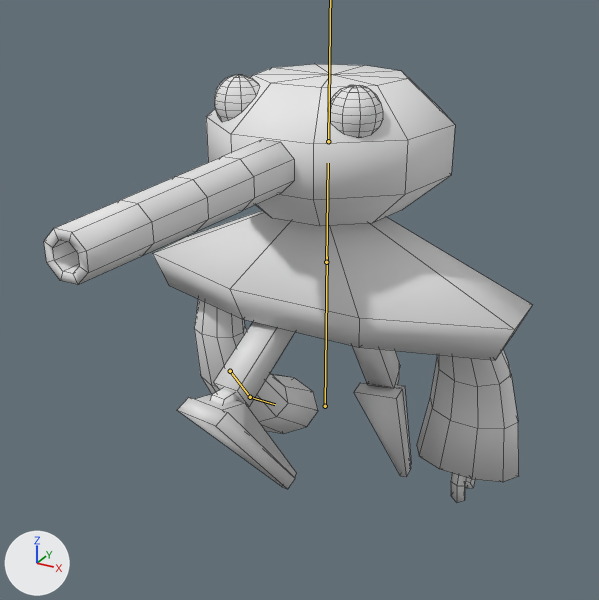
A saved change to the FBX model Assets/Resources/Models/FBX/ShooterBot.fbx.
Before and after are seen from a 50 mm lens placed at (2.87, -5.7, 5.32), pointed at (-0.11, -0.27, 2.61). Arrows for +X, +Y and +Z are at lower left; the lights stay in place. Both versions are drawn at frame 32 of the action 'Armature|2.FullRunCycle'; the numbers are the values there. The bones that change are drawn over the model as lines. Mesh edges are drawn as thin lines.

Objects in the first picture: 'Firer', 'Head', 'ShooterBot'.
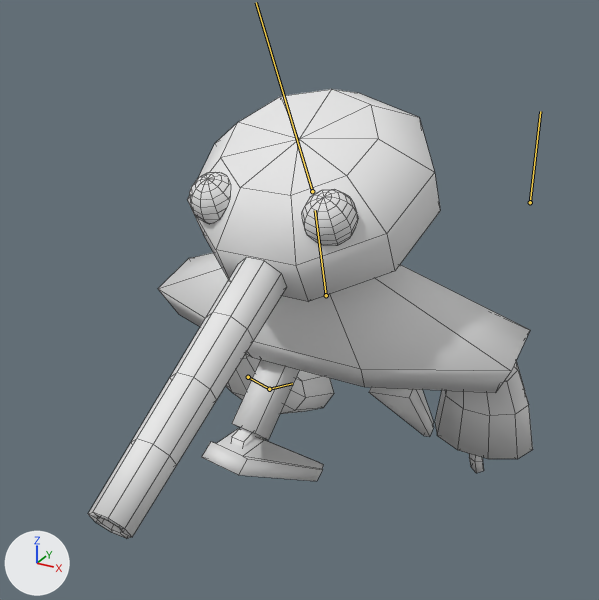
Changed parts and their boxes [x1, y1, x2, y2] in the pictures (599 x 600 px):
'ShooterBot', posed (22% shorter)
    before: [152, 211, 532, 502]
    after: [158, 253, 533, 481]
'Head', posed (31% taller)
    before: [206, 64, 455, 226]
    after: [187, 89, 440, 302]
'Firer', posed (21% narrower, 94% taller)
    before: [44, 140, 294, 285]
    after: [88, 257, 286, 539]
bone 'Root', root to tip
    before: (325, 406) to (327, 256)
    after: (530, 202) to (540, 111)
bone 'Body', root to tip
    before: (326, 262) to (328, 163)
    after: (326, 295) to (315, 210)
bone 'Arm_3.R', root to tip
    before: (230, 371) to (250, 397)
    after: (248, 377) to (269, 389)
bone 'Arm_4.R', root to tip
    before: (250, 397) to (275, 404)
    after: (269, 389) to (292, 383)

What the commit changed:
Bone 'Root' (bone_root) moves from (0.0, 0.0, 0.0) to (0.0, 0.0, -7.0).
Bone 'Body' (bone_body) moves from (0.0, 0.0, 0.0) to (0.0, -0.3, 7.0).
Bone 'Body' (bone_body) turns from (0, 0, 0) to (15, 0, 0) degrees about its own x, y and z.
Bone 'Head' (bone_head) turns from (0, 0, 0) to (14, 0, 0) degrees about its own x, y and z.
Bone 'Arm_3.R' (bone_arm_3_r) turns from (20, -1, -2) to (20, 0, 0) degrees about its own x, y and z.
Bone 'Arm_4.R' (bone_arm_4_r) turns from (20, -1, -2) to (20, 0, 0) degrees about its own x, y and z.
